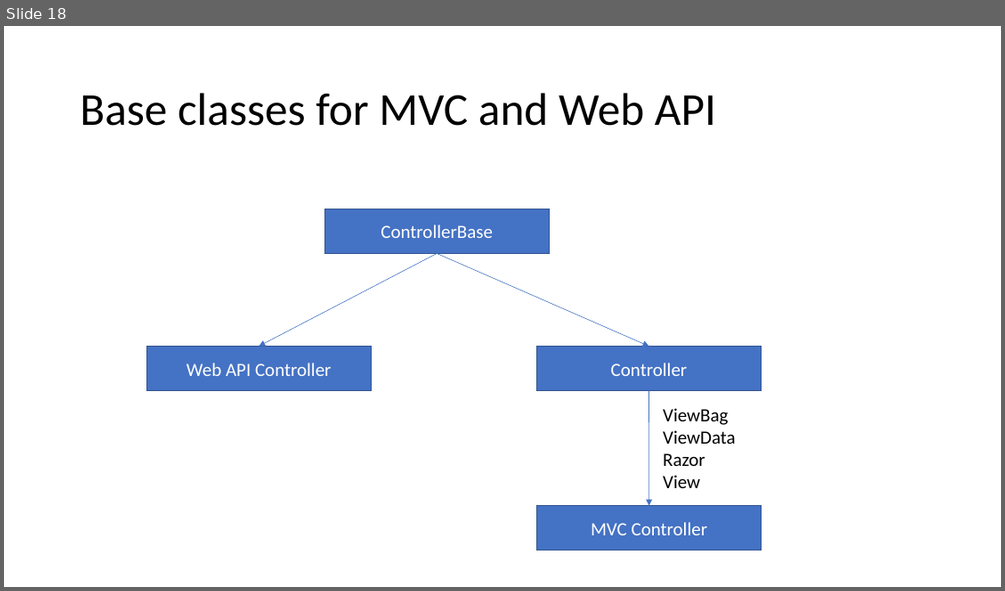
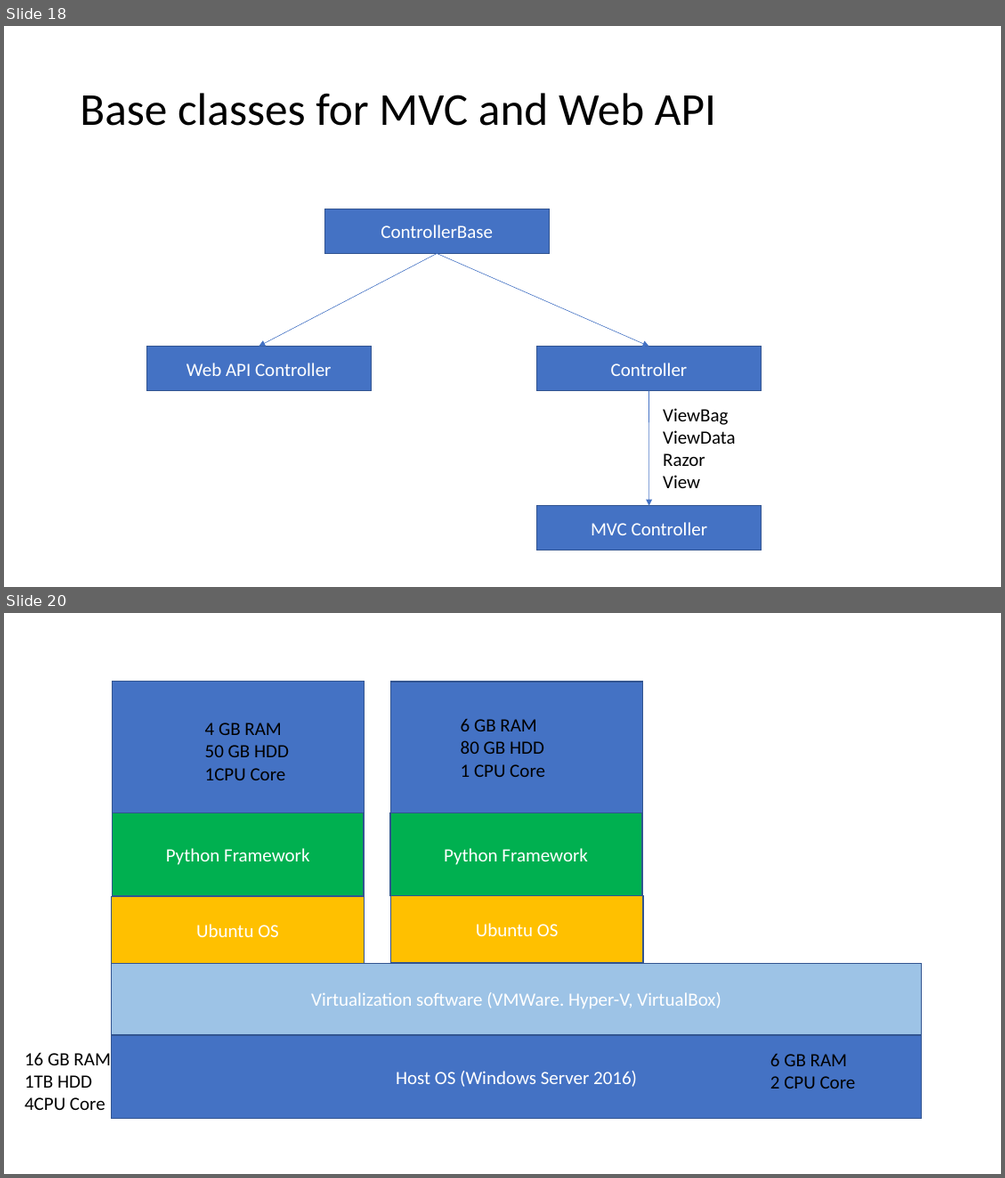
Before and after one commit to sonusathyadas/Microservices-Training-Materials, a slide deck: Presentation1.pptx. Shown one above the other, each under a label of ours: slide 18 before the commit, slides 18 and 20 after it; the slides between them are not shown. The pictures are 1005x591 and 1005x1178 pixels, drawn with LibreOffice and Linux fonts; fonts in the diff are those of the drawing. Boxes give left, top, right and bottom in pixels: in the first picture for what was removed or moved away, otherwise in the second. Text is boxed around its words. In the diff, an @@ line names an element or a change of style, - is before the commit and + after.

```diff
--- a/Presentation1.pptx
+++ b/Presentation1.pptx
@@ slide 20 added at (4, 613, 1001, 1174), background #FFFFFF @@
@@ rectangle added at (113, 681, 364, 963), fill #4472C4, outline #325491 1 pt @@
@@ rectangle added at (391, 682, 643, 964), fill #4472C4, outline #325491 1 pt @@
@@ text added at (461, 719, 545, 777), 18 pt, text #000000 @@
+6 GB RAM
+80 GB HDD
+1 CPU Core
@@ text added at (205, 722, 289, 780), 18 pt, text #000000 @@
+4 GB RAM
+50 GB HDD
+1CPU Core
@@ rectangle added at (113, 813, 364, 896), fill #00B050, outline #325491 1 pt, 18 pt, text #FFFFFF @@
+Python Framework
@@ rectangle added at (390, 813, 642, 896), fill #00B050, outline #325491 1 pt, 18 pt, text #FFFFFF @@
+Python Framework
@@ rectangle added at (112, 896, 364, 964), fill #FFC000, outline #325491 1 pt, 18 pt, text #FFFFFF @@
+Ubuntu OS
@@ rectangle added at (390, 896, 643, 963), fill #FFC000, outline #325491 1 pt, 18 pt, text #FFFFFF @@
+Ubuntu OS
@@ rectangle added at (112, 964, 922, 1035), fill #9DC3E6, outline #325491 1 pt, 18 pt, text #FFFFFF @@
+Virtualization software (VMWare. Hyper-V, VirtualBox)
@@ rectangle added at (112, 1036, 922, 1119), fill #4472C4, outline #325491 1 pt, 18 pt, text #FFFFFF @@
+Host OS (Windows Server 2016)
@@ text added at (24, 1052, 110, 1110), 18 pt, text #000000 @@
+16 GB RAM
+1TB HDD
+4CPU Core
@@ text added at (770, 1054, 856, 1088), 18 pt, text #000000 @@
+6 GB RAM
+2 CPU Core
```
Also in this commit, not shown: 13 other slides added, 2 other files.
